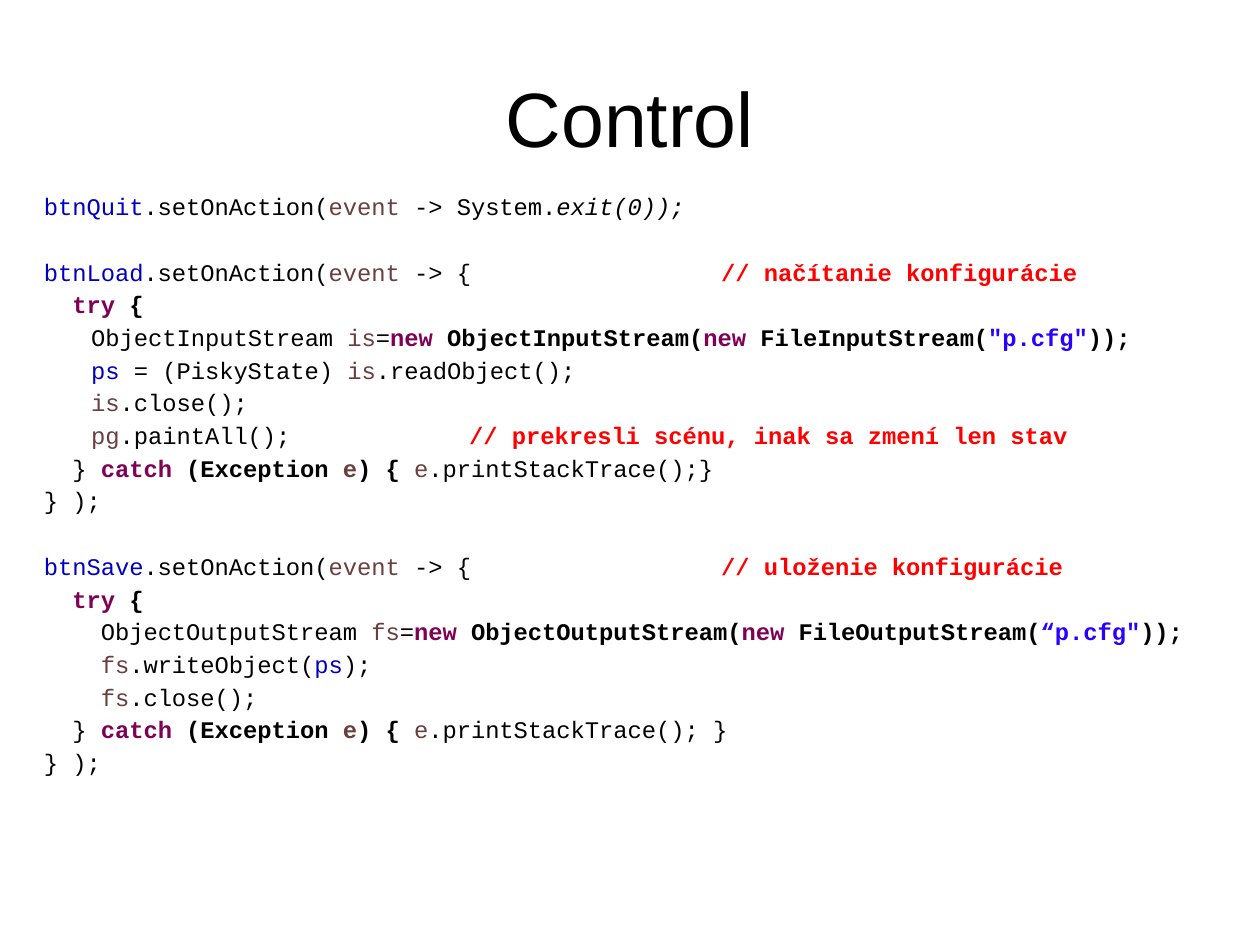
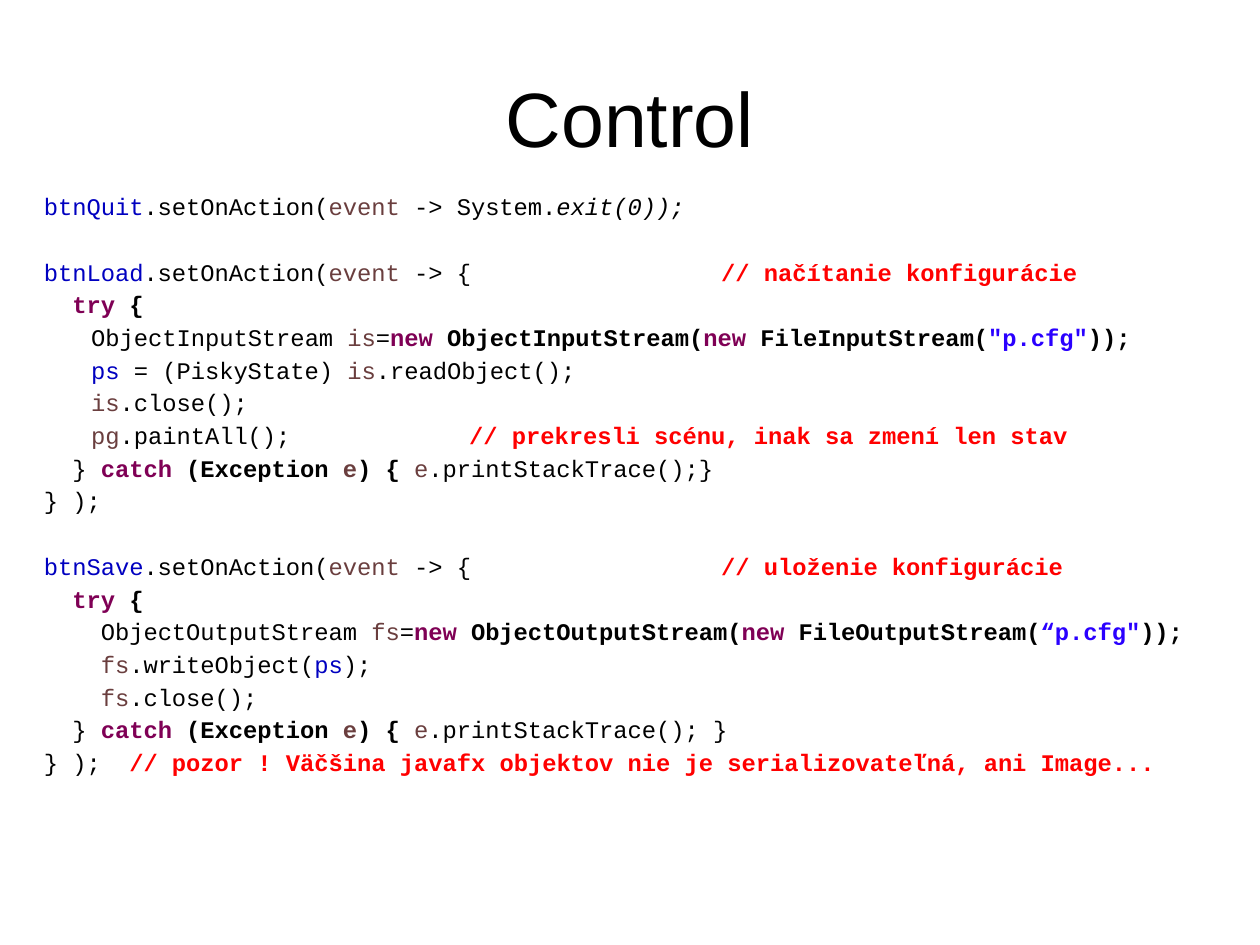
Before and after one commit to Programovanie4/Prednasky, a slide deck: slide 20 of 11/11_java.ppt (slide 19 before the commit). Drawn at 1260x945 pixels with LibreOffice and Linux fonts; fonts in the diff are those of the drawing. Boxes give left, top, right and bottom in pixels: in the first picture for what was removed or moved away, otherwise in the second. Text is boxed around its words. In the diff, an @@ line names an element or a change of style, - is before the commit and + after.

```diff
--- a/11/11_java.ppt
+++ b/11/11_java.ppt
@@ text at bbox=[172, 754, 1155, 776]: text changed; text colour #000000 to #FF0000; bold on @@
-} );
+} ); // pozor ! Väčšina javafx objektov nie je serializovateľná, ani Image...
```
Also in this commit, not shown: 6 other slides changed, 1 slide added, 1 slide removed, 6 other files.
